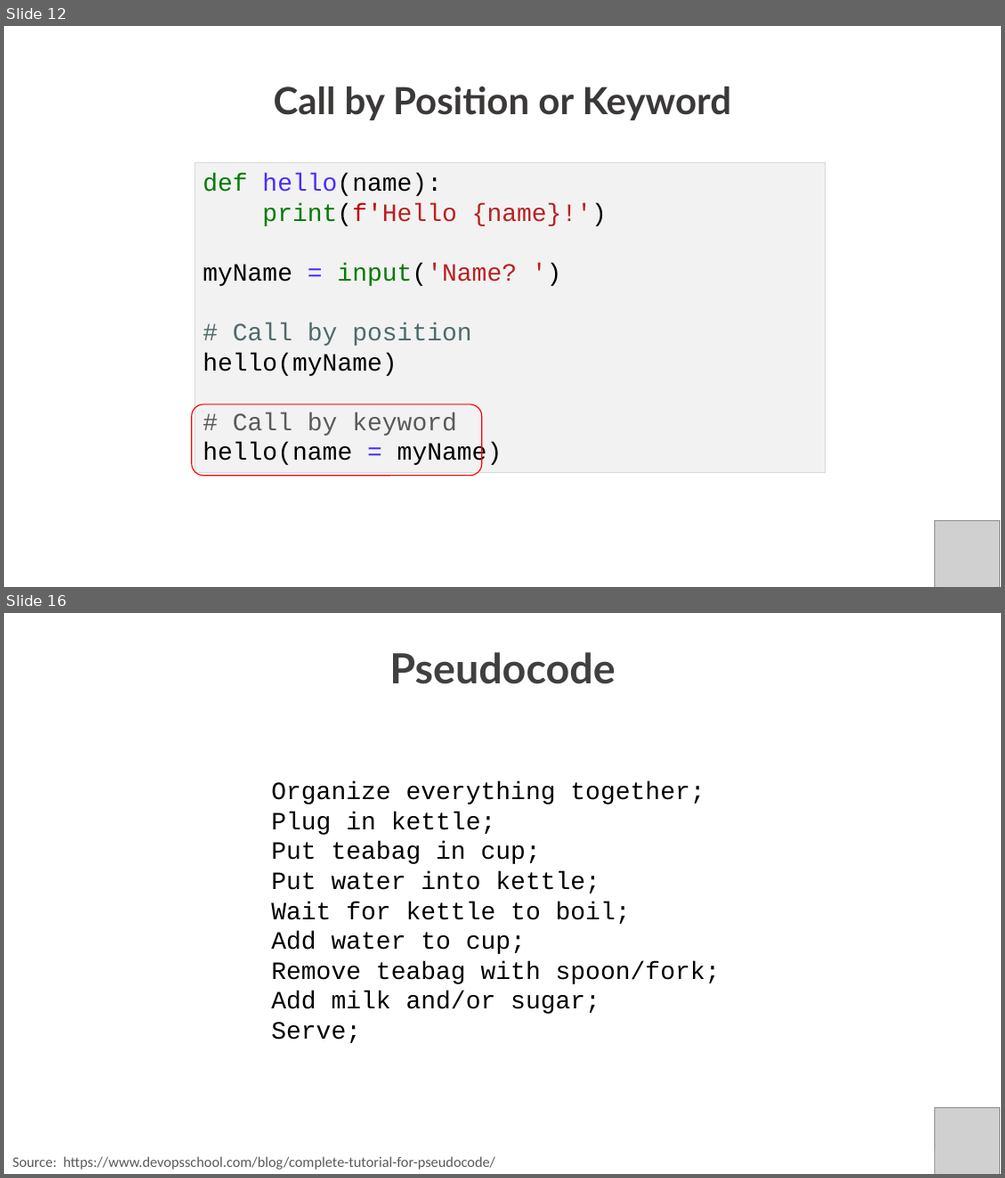
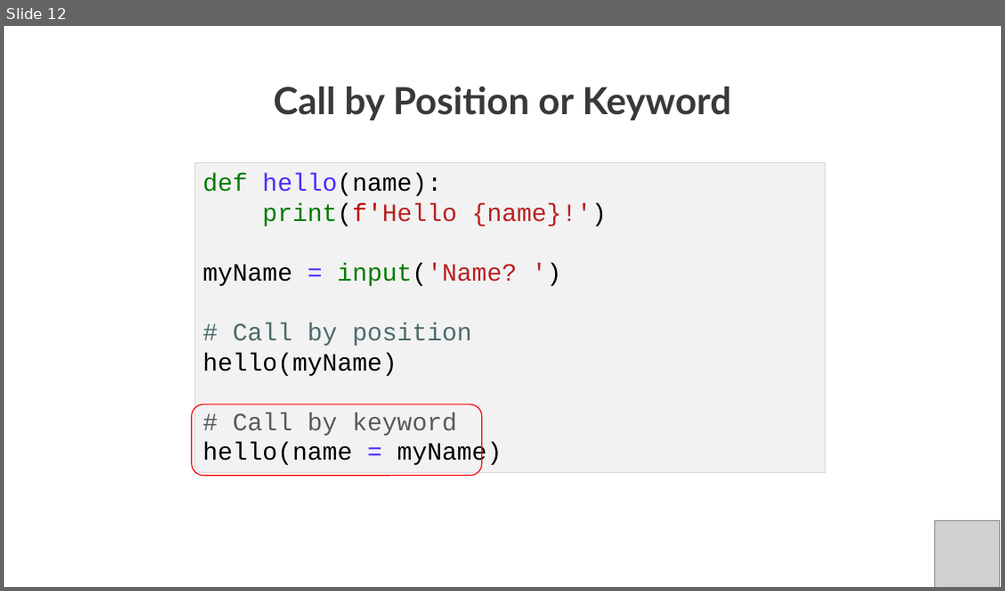
Before and after one commit to PracticumAI/python-for-ai, a slide deck: presentations/03_functions.pptx. Shown one above the other, each under a label of ours: slides 12 and 16 before the commit, slide 12 after it; the slides between them are not shown. The pictures are 1005x1178 and 1005x591 pixels, drawn with LibreOffice and Linux fonts; fonts in the diff are those of the drawing; grey boxes stand for pictures. Boxes give left, top, right and bottom in pixels: in the first picture for what was removed or moved away, otherwise in the second. Text is boxed around its words. In the diff, an @@ line names an element or a change of style, - is before the commit and + after.

```diff
--- a/presentations/03_functions.pptx
+++ b/presentations/03_functions.pptx
@@ slide 16 removed at <box>4,613,1001,1174</box>, background #FFFFFF @@
@@ title removed at <box>389,652,615,684</box> @@
-Pseudocode
@@ text removed at <box>271,781,720,1043</box> @@
-Organize everything together;
-Plug in kettle;
-Put teabag in cup;
-Put water into kettle;
-Wait for kettle to boil;
-Add water to cup;
-Remove teabag with spoon/fork;
-Add milk and/or sugar;
-Serve;
@@ picture removed at <box>934,1107,1000,1174</box> @@
@@ text removed at <box>13,1156,496,1169</box> @@
-Source: https://www.devopsschool.com/blog/complete-tutorial-for-pseudocode/
```
Also in this commit, not shown: 1 slide changed, 5 other slides removed, 6 other files.
